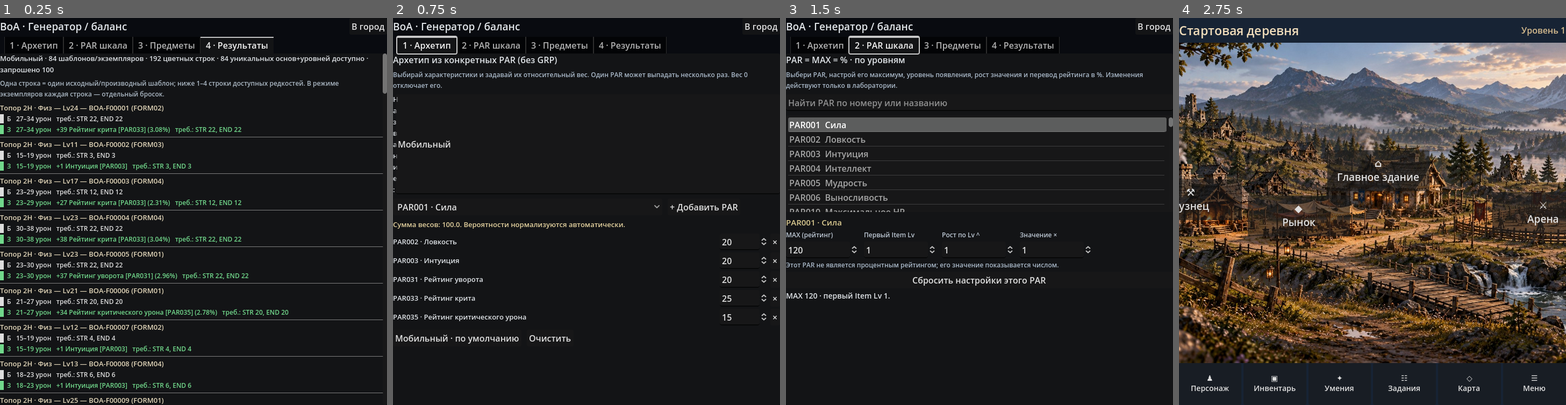
Above: before the commit, frames 1-4 (left to right).
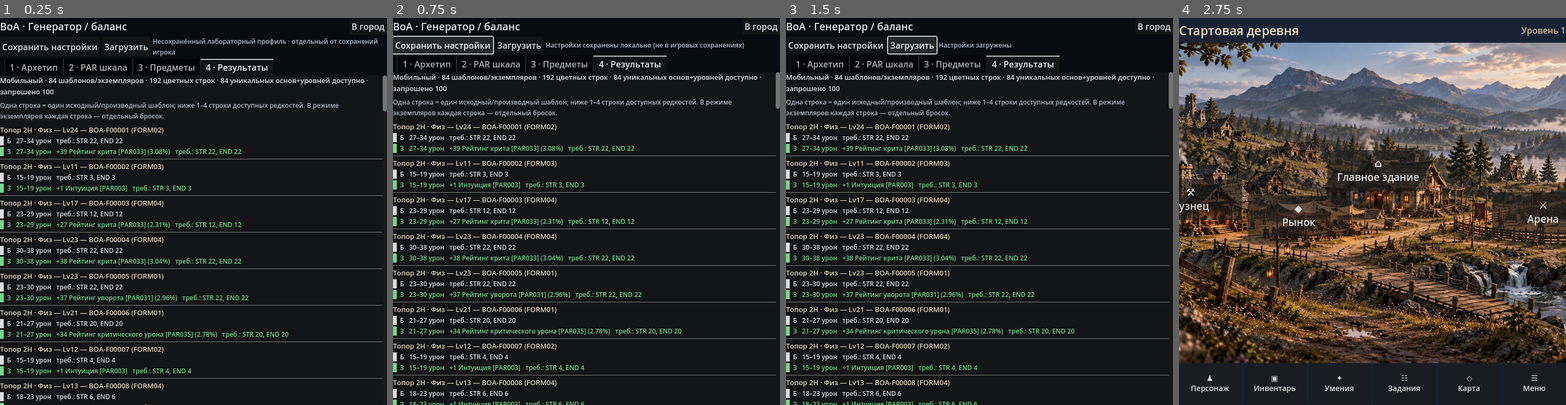
Above: after the commit, the same moments.

Repository: Archoniou1987/Battle-of-Artheon
Game: Godot game, scene res://scenes/debug/item_generator_lab.tscn
The game is run twice, just before and just after one commit, with the same random seed, the same clock (stepped at 60 frames per second) and the same inputs. This scene is started directly instead of the project's main scene.
Inputs (mouse positions are in pixels of both pictures, inside the frame that each line leads up to):
- Up to frame 1 (0.25 s): no input
- Up to frame 2 (0.75 s): click (443, 45) at 0.5 s, where only the run after the commit has a clickable "Сохранить настройки"
- Up to frame 3 (1.5 s): click (913, 45) at 1.25 s, where only the run after the commit has a clickable "Загрузить"
- Up to frame 4 (2.75 s): click "В город" at 2 s

The runs differ from the first frame. In frame 1, 18% of the frame differs, in the area x 0-100%, y 4-100%; in frame 2, 13%; in frame 3, 17%; in frame 4, nothing differs.

Commit message:
feat(item-lab): persist editable profiles and show 100-rating percentage at chosen level

Diff:
--- a/scenes/debug/item_generator_lab.gd
+++ b/scenes/debug/item_generator_lab.gd
@@ -1,7 +1,7 @@
 class_name ItemGeneratorLabScreen
 extends Control
 
-## Four standard editor tabs. All changes are session-only and do not touch game saves.
+## Four standard editor tabs. Editable lab profiles live separately in user://.
 const TINT := {
 	"white": Color("#dddddd"), "green": Color("#71d88b"),
 	"blue": Color("#73adff"), "purple": Color("#c795ed")
@@ -17,6 +17,8 @@
 var weights_label: Label
 var par_weights: Dictionary = {}
 var par_settings: Dictionary = {}
+var preview_level_spin: SpinBox
+var profile_status: Label
 var par_search: LineEdit
 var par_list: ItemList
 var detail: VBoxContainer
@@ -36,7 +38,11 @@
 func _ready() -> void:
 	set_anchors_and_offsets_preset(Control.PRESET_FULL_RECT)
 	par_weights = engine.default_archetype()
+	var saved := engine.load_profile()
 	_build()
+	if not saved.is_empty():
+		_apply_profile(saved)
+		profile_status.text = "Профиль восстановлен из памяти устройства"
 	call_deferred("_run_test")
 
 func _build() -> void:
@@ -53,6 +59,19 @@
 	close.text = "В город"
 	close.pressed.connect(func() -> void: get_tree().change_scene_to_file("res://scenes/main/main.tscn"))
 	header.add_child(close)
+	var profile_line := HBoxContainer.new()
+	panel.add_child(profile_line)
+	var save_button := Button.new()
+	save_button.text = "Сохранить настройки"
+	save_button.pressed.connect(_save_profile)
+	profile_line.add_child(save_button)
+	var load_button := Button.new()
+	load_button.text = "Загрузить"
+	load_button.pressed.connect(_load_profile)
+	profile_line.add_child(load_button)
+	profile_status = _text("Несохранённый лабораторный профиль · отдельный от сохранений игрока", 12, Color("#b6c0ce"))
+	profile_status.size_flags_horizontal = Control.SIZE_EXPAND_FILL
+	profile_line.add_child(profile_status)
 	tab = TabContainer.new()
 	tab.size_flags_vertical = Control.SIZE_EXPAND_FILL
 	panel.add_child(tab)
@@ -60,6 +79,55 @@
 	_build_par_tab()
 	_build_items_tab()
 	_build_results_tab()
+
+func _save_profile() -> void:
+	var stored := _settings()
+	stored["preview_level"] = int(preview_level_spin.value)
+	if engine.save_profile(stored):
+		profile_status.text = "Настройки сохранены локально (не в игровых сохранениях)"
+	else:
+		profile_status.text = "Не удалось сохранить настройки!"
+
+func _load_profile() -> void:
+	var saved := engine.load_profile()
+	if saved.is_empty():
+		profile_status.text = "Сохранённого профиля нет"
+		return
+	_apply_profile(saved)
+	profile_status.text = "Настройки загружены"
+	_run_test()
+
+func _apply_profile(saved: Dictionary) -> void:
+	var weights: Variant = saved.get("par_weights", null)
+	if weights is Dictionary:
+		par_weights.clear()
+		for raw in weights:
+			var key := String(raw)
+			if engine.registry.has(key) and (weights[raw] is float or weights[raw] is int):
+				par_weights[key] = clampf(float(weights[raw]),0.0,10000.0)
+	var overrides: Variant = saved.get("par_settings", null)
+	if overrides is Dictionary:
+		par_settings.clear()
+		for raw in overrides:
+			var key := String(raw)
+			if engine.registry.has(key) and overrides[raw] is Dictionary:
+				par_settings[key] = (overrides[raw] as Dictionary).duplicate(true)
+	archetype_name.text = String(saved.get("archetype_name",archetype_name.text)).substr(0,100)
+	_refresh_archetype()
+	preview_level_spin.value = clampf(float(saved.get("preview_level",25)),1.0,100.0)
+	_filter_pars()
+	for key in controls:
+		if saved.has(key):
+			(controls[key] as SpinBox).value = clampf(float(saved[key]),(controls[key] as SpinBox).min_value,(controls[key] as SpinBox).max_value)
+	mode_picker.select(0 if bool(saved.get("unique_templates",true)) else 1)
+	var rarities: Variant = saved.get("rarities",null)
+	if rarities is Dictionary:
+		for key in quality_checks:
+			(quality_checks[key] as CheckBox).button_pressed = float(rarities.get(key,1.0)) > 0.0
+	var types: Variant = saved.get("types",null)
+	if types is Array:
+		for key in type_checks:
+			(type_checks[key] as CheckBox).button_pressed = types.has(key)
 
 func _page(title: String) -> VBoxContainer:
 	var scroll := ScrollContainer.new()
@@ -202,7 +270,10 @@
 func _build_par_tab() -> void:
 	var body := _page("2 · PAR шкала")
 	body.add_child(_text("PAR = MAX = % · по уровням", 16))
-	body.add_child(_text("Выбери PAR, настрой его максимум, уровень появления, рост значения и перевод рейтинга в %. Изменения действуют только в лаборатории.", 12, Color("#aab9c9")))
+	body.add_child(_text("Главный ориентир: сколько % дают 100 рейтинга на выбранном уровне. Настройки независимы от боевого движка.", 12, Color("#aab9c9")))
+	var preview_row := _row(body)
+	preview_level_spin = _spin(preview_row, "Уровень героя для 100 рейтинга", 25.0, 1.0, 100.0, 1.0)
+	preview_level_spin.value_changed.connect(func(_v: float) -> void: _update_par_preview())
 	par_search = LineEdit.new()
 	par_search.placeholder_text = "Найти PAR по номеру или названию"
 	par_search.text_changed.connect(func(_v: String) -> void: _filter_pars())
@@ -289,22 +360,28 @@
 		existing.name = "ParPreview"
 		detail.add_child(existing)
 	var options: Dictionary = engine.parameter_settings(selected_par, par_settings)
-	var sample_level := 25
+	var sample_level := int(preview_level_spin.value)
 	if engine.is_percentage(selected_par):
-		existing.text = "Lv%d: 100 рейтинга = %.2f%%; MAX %.0f ≈ %.2f%%." % [
-			sample_level, engine.percentage(selected_par,100.0,sample_level,par_settings),
-			float(options["max"]),engine.percentage(selected_par,float(options["max"]),sample_level,par_settings)]
+		var hundred := engine.percentage(selected_par,100.0,sample_level,par_settings)
+		var at_max := engine.percentage(selected_par,float(options["max"]),sample_level,par_settings)
+		existing.text = "100 рейтинга = %.2f%% на Lv%d | MAX %.0f = %.2f%%" % [
+			hundred,sample_level,float(options["max"]),at_max]
+		existing.text += "\nДля сравнения: Lv1 %.2f%% · Lv25 %.2f%% · Lv30 %.2f%% · Lv100 %.2f%% за 100 рейтинга." % [
+			engine.percentage(selected_par,100.0,1,par_settings),
+			engine.percentage(selected_par,100.0,25,par_settings),
+			engine.percentage(selected_par,100.0,30,par_settings),
+			engine.percentage(selected_par,100.0,100,par_settings)]
 		var target := float(options["gear_target_pct"])
 		if target > 0.0:
-			var rating25 := engine.required_rating(selected_par,target,25,par_settings)
-			var rating30 := engine.required_rating(selected_par,target,30,par_settings)
-			var one_roll := engine.expected_affix(selected_par,25,par_settings)
-			existing.text += "\nЦель от вещей: %.1f%%. Lv25 ≈ %.0f рейтинга, Lv30 ≈ %.0f; один бонус Lv25 ≈ %.0f, потребуется ≈%.1f таких бонусов." % [
-				target,rating25,rating30,one_roll,rating25/maxf(1.0,one_roll)]
+			var goal := engine.required_rating(selected_par,target,sample_level,par_settings)
+			var one_roll := engine.expected_affix(selected_par,sample_level,par_settings)
+			existing.text += "\nЦель от вещей: %.1f%% ≈ %.0f рейтинга (без DR). Один бонус на Lv%d ≈ %.0f рейтинга." % [
+				target,goal,sample_level,one_roll]
 		if float(options["diminish_start_pct"]) > 0.0:
-			existing.text += "\nВключён DR: реальный прирост от вещей зависит от уже накопленных очков персонажа."
+			existing.text += "\nDR активен: прирост от 100 рейтинга зависит от уже накопленных рейтингов."
 	else:
-		existing.text = "MAX %.0f · первый Item Lv %d." % [float(options["max"]), int(options["min_level"])]
+		existing.text = "Не процентный PAR: MAX %.0f · первый Item Lv %d." % [
+			float(options["max"]),int(options["min_level"])]
 
 func _par_name(par: String) -> String:
 	return engine.par_name(par)
